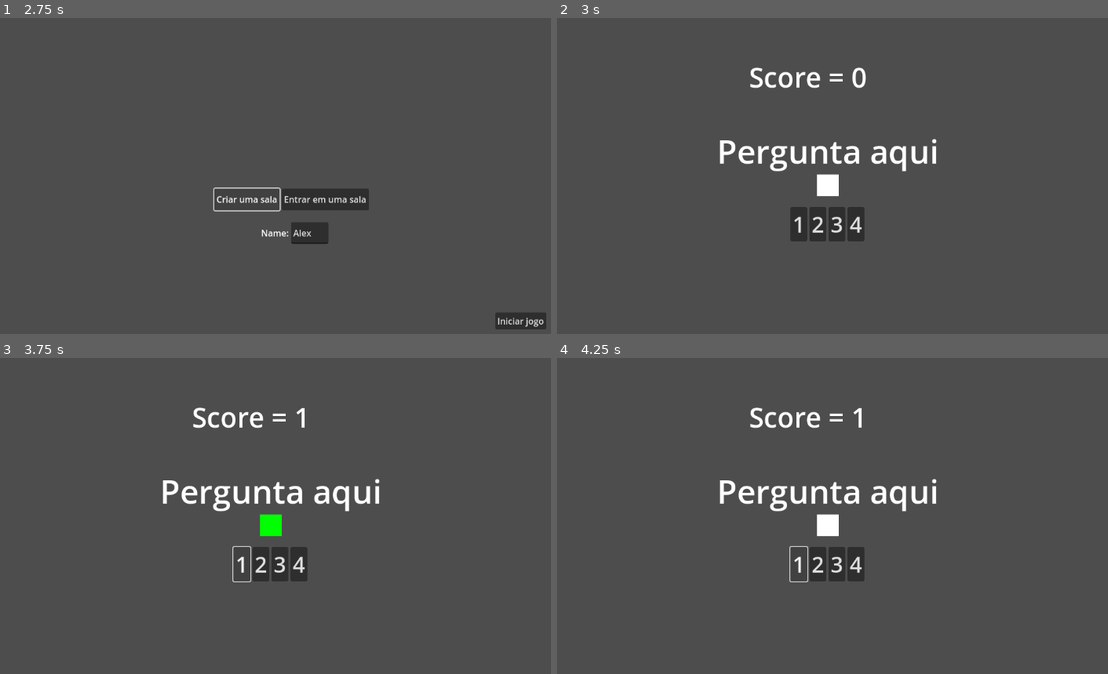
Above: before the commit, frames 1-4 (two rows, left to right).
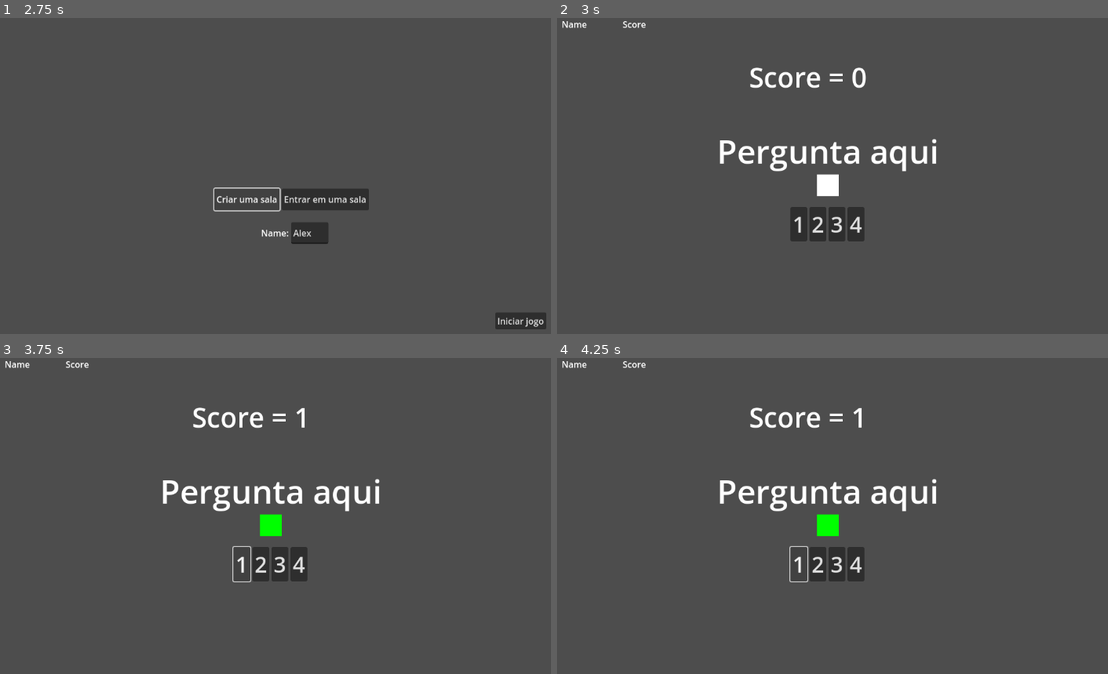
Above: after the commit, the same moments.

Repository: helpmeagain/project-kiwi
Game: Godot game, scene res://src/scenes/main-menu.tscn
Two runs of this game, one before a commit and one after it. Both use one fixed random seed, a clock stepped at 60 frames per second and the inputs below.
Inputs (mouse positions are in pixels of both pictures, inside the frame that each line leads up to):
- Up to frame 1 (2.75 s): click "Start" at 0.5 s; click (308, 232) at 1.27 s; type "Alex" at 1.35 s; click "Criar uma sala" at 2 s
- Up to frame 2 (3 s): click "Iniciar jogo" at 2.75 s
- Up to frame 3 (3.75 s): click "1" at 3.5 s
- Up to frame 4 (4.25 s): no input

Frame 1 is identical in both runs. In frame 2, 0.1% of the frame differs, in the area x 0-17%, y 0-4%; in frame 3, 0.1%; in frame 4, 0.4%, in the area x 0-52%, y 0-57%.
Error before the commit: Invalid operands 'String' and 'int' in operator '+'. (res://src/scripts/multiplayer_controller.gd:47)
Error after the commit: Invalid operands 'String' and 'int' in operator '+'. (res://src/scripts/multiplayer_menu.gd:49)

Commit message:
feat: add player score

Diff:
--- a/src/scenes/multiplayer-menu.tscn
+++ b/src/scenes/multiplayer-menu.tscn
@@ -1,6 +1,6 @@
 [gd_scene load_steps=2 format=3 uid="uid://b8mv43waollyk"]
 
-[ext_resource type="Script" uid="uid://v8yuvv247t1q" path="res://src/scripts/multiplayer_controller.gd" id="1_3ekof"]
+[ext_resource type="Script" uid="uid://v8yuvv247t1q" path="res://src/scripts/multiplayer_menu.gd" id="1_3ekof"]
 
 [node name="Multiplayer-menu" type="Control"]
 layout_mode = 3
--- /dev/null
+++ b/src/scenes/player-score.tscn
@@ -0,0 +1,44 @@
+[gd_scene load_steps=2 format=3 uid="uid://kvuciea6od6m"]
+
+[ext_resource type="Script" uid="uid://dsgx3u0u5ogai" path="res://src/scripts/player_score.gd" id="1_i27j4"]
+
+[node name="Player-score" type="Control"]
+layout_mode = 3
+anchors_preset = 15
+anchor_right = 1.0
+anchor_bottom = 1.0
+grow_horizontal = 2
+grow_vertical = 2
+mouse_filter = 2
+script = ExtResource("1_i27j4")
+
+[node name="PlayerInformationTable" type="VBoxContainer" parent="."]
+layout_mode = 0
+offset_right = 309.0
+offset_bottom = 639.0
+
+[node name="HeaderBoxContainer" type="HBoxContainer" parent="PlayerInformationTable"]
+layout_mode = 2
+theme_override_constants/separation = 10
+alignment = 1
+
+[node name="NameTableHeader" type="Label" parent="PlayerInformationTable/HeaderBoxContainer"]
+custom_minimum_size = Vector2(100, 0)
+layout_mode = 2
+text = "Name"
+horizontal_alignment = 1
+
+[node name="ScoreTableHeader" type="Label" parent="PlayerInformationTable/HeaderBoxContainer"]
+custom_minimum_size = Vector2(100, 0)
+layout_mode = 2
+text = "Score"
+horizontal_alignment = 1
+
+[node name="ScrollContainer" type="ScrollContainer" parent="PlayerInformationTable"]
+layout_mode = 2
+size_flags_vertical = 3
+
+[node name="PlayerListBoxContainer" type="VBoxContainer" parent="PlayerInformationTable/ScrollContainer"]
+layout_mode = 2
+size_flags_vertical = 3
+theme_override_constants/separation = 10
--- a/src/scenes/questions.tscn
+++ b/src/scenes/questions.tscn
@@ -1,6 +1,7 @@
-[gd_scene load_steps=2 format=3 uid="uid://di7wgqh7vibe7"]
+[gd_scene load_steps=3 format=3 uid="uid://di7wgqh7vibe7"]
 
 [ext_resource type="Script" uid="uid://ukpnntfs15i0" path="res://src/scripts/questions.gd" id="1_23wpu"]
+[ext_resource type="PackedScene" uid="uid://kvuciea6od6m" path="res://src/scenes/player-score.tscn" id="2_p75t1"]
 
 [node name="Game-loop" type="Control"]
 layout_mode = 3
@@ -66,6 +67,9 @@
 theme_override_font_sizes/font_size = 40
 text = "4"
 
+[node name="Player-score" parent="." instance=ExtResource("2_p75t1")]
+layout_mode = 1
+
 [connection signal="timeout" from="ColorRect/ColorTimer" to="." method="_on_timer_timeout"]
 [connection signal="pressed" from="HBoxContainer/Button1" to="." method="_on_button_1_pressed"]
 [connection signal="pressed" from="HBoxContainer/Button2" to="." method="_on_button_2_pressed"]
--- a/src/scripts/multiplayer_controller.gd
+++ b/src/scripts/multiplayer_menu.gd
@@ -30,12 +30,14 @@
 	self.hide()
 
 @rpc("any_peer")
-func send_player_information(name, id):
+func send_player_information(player_name, id):
 	if (!MultiplayerPlayerManager.players.has(id)):
 		MultiplayerPlayerManager.players[id] = {
-			"name": name,
-			"id": id
+			"name": player_name,
+			"id": id,
+			"score": 0
 		}
+		print("[DEBUG] Jogador registrado:", player_name, "ID:", id)
 	if multiplayer.is_server():
 		for i in MultiplayerPlayerManager.players:
 			send_player_information.rpc(MultiplayerPlayerManager.players[i].name, i)
--- a/src/scripts/multiplayer_player_manager.gd
+++ b/src/scripts/multiplayer_player_manager.gd
@@ -1,5 +1,17 @@
 extends Node
 
 var players = {}
+signal scores_updated
 
-signal players_updated
+@rpc("any_peer", "reliable")
+func request_update_score(player_id, new_score):
+	if multiplayer.is_server():
+		if players.has(player_id):
+			players[player_id]["score"] = new_score
+			update_player_score.rpc(player_id, new_score)
+
+@rpc("authority", "call_local", "reliable")
+func update_player_score(player_id, new_score):
+	if players.has(player_id):
+		players[player_id]["score"] = new_score
+	emit_signal("scores_updated")
--- /dev/null
+++ b/src/scripts/player_score.gd
@@ -0,0 +1,40 @@
+extends Control
+
+@onready var player_list = $PlayerInformationTable/ScrollContainer/PlayerListBoxContainer
+
+func _ready():
+	MultiplayerPlayerManager.scores_updated.connect(update_player_list)
+	update_player_list()
+
+func update_player_list():
+	# Limpa a lista atual
+	for child in player_list.get_children():
+		child.queue_free()
+
+	# Ordena jogadores
+	var players_array = MultiplayerPlayerManager.players.values()
+	players_array.sort_custom(func(a, b): return a["score"] > b["score"])
+
+	# Cria linhas da tabela
+	for player in players_array:
+		var row = HBoxContainer.new()  # Container para cada linha
+		row.size_flags_horizontal = Control.SIZE_EXPAND_FILL
+
+		# Label do nome
+		var name_label = Label.new()
+		name_label.text = player["name"]
+		name_label.horizontal_alignment = HORIZONTAL_ALIGNMENT_CENTER
+		name_label.size_flags_horizontal = Control.SIZE_EXPAND_FILL
+		name_label.custom_minimum_size.x = 200  # Largura fixa para a coluna de nomes
+
+		# Label da pontuação
+		var score_label = Label.new()
+		score_label.text = str(player["score"]) + " pontos"
+		score_label.horizontal_alignment = HORIZONTAL_ALIGNMENT_CENTER
+		score_label.size_flags_horizontal = Control.SIZE_EXPAND_FILL
+		score_label.custom_minimum_size.x = 100  # Largura fixa para a coluna de pontos
+
+		# Adiciona à linha
+		row.add_child(name_label)
+		row.add_child(score_label)
+		player_list.add_child(row)
--- a/src/scripts/questions.gd
+++ b/src/scripts/questions.gd
@@ -20,9 +20,13 @@
 		$ColorRect.color = Color.GREEN
 		$ScoreLabel.text = SCORE_TEXT + str(score)
 		choose_new_button()
+		if multiplayer.is_server():
+			MultiplayerPlayerManager.players[multiplayer.get_unique_id()]["score"] = score
+			MultiplayerPlayerManager.update_player_score.rpc(multiplayer.get_unique_id(), score)
+		else:
+			MultiplayerPlayerManager.request_update_score.rpc_id(1, multiplayer.get_unique_id(), score)
 	else:
 		$ColorRect.color = Color.RED
-
 	$ColorRect/ColorTimer.start()
 
 func _on_timer_timeout() -> void:
Renamed: src/scripts/multiplayer_controller.gd.uid -> src/scripts/multiplayer_menu.gd.uid
Not shown, added: src/scripts/player_score.gd.uid
